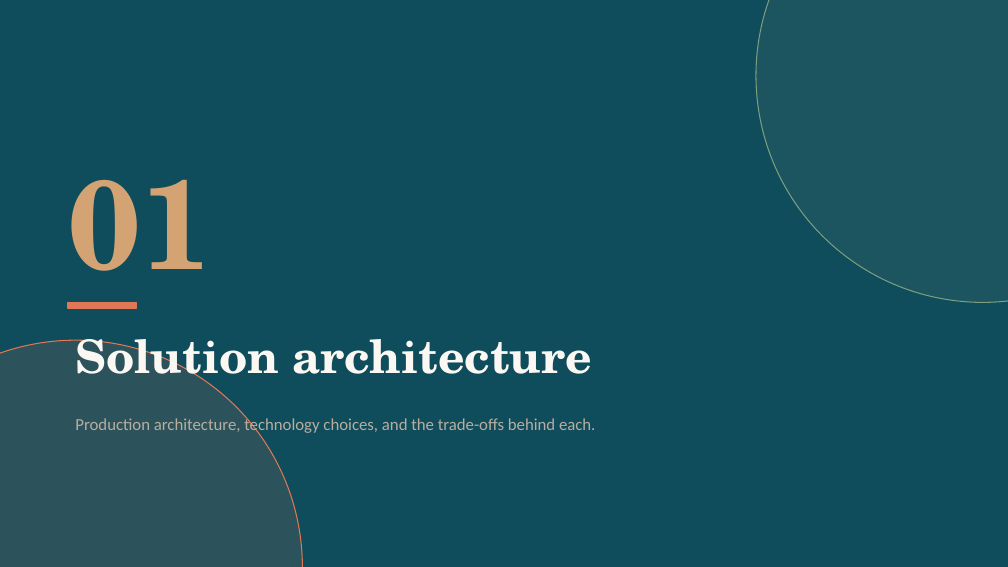
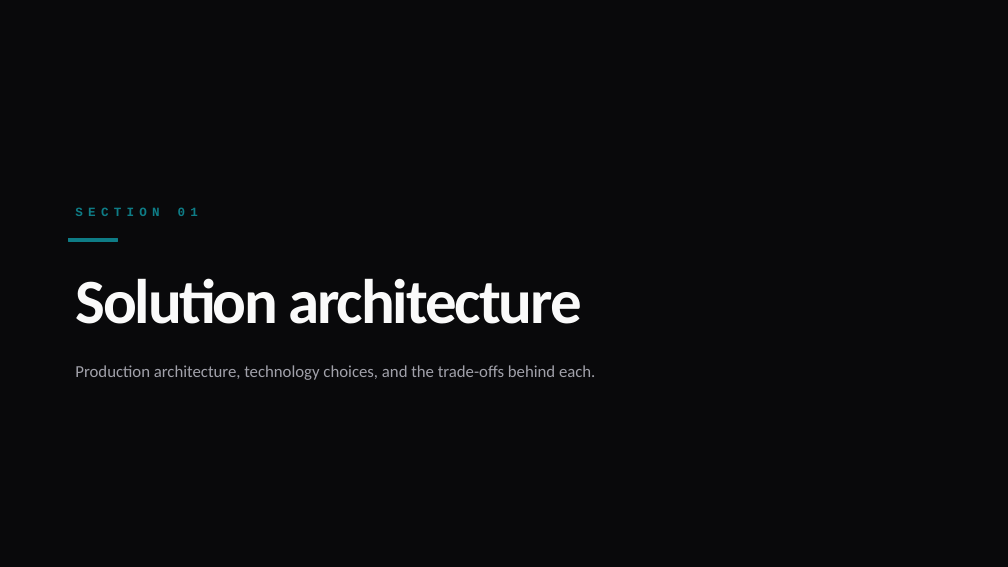
Before and after one commit to c31labs/global360assignement, a slide deck: slide 4 of docs/presentation/TaskFlow.pptx. Drawn at 1008x567 pixels with LibreOffice and Linux fonts; fonts in the diff are those of the drawing. Boxes give left, top, right and bottom in pixels: in the first picture for what was removed or moved away, otherwise in the second. Text is boxed around its words. In the diff, an @@ line names an element or a change of style, - is before the commit and + after.

```diff
--- a/docs/presentation/TaskFlow.pptx
+++ b/docs/presentation/TaskFlow.pptx
@@ background #0F4C5C to #09090B @@
@@ ellipse removed at (756,0,1008,302) @@
@@ text at (68,180,213,309): text changed; size 120 to 12 pt; font TeX Gyre Schola to Courier New; text colour #D4A373 to #0E7C86 @@
-01
+SECTION 01
@@ rectangle added at (68,238,117,241), fill #0E7C86, outline #0E7C86 1 pt @@
@@ text "Solution architecture": place and size @@
-text "Solution architecture" at (75,339,592,389)
+text "Solution architecture" at (75,278,582,324)
@@ text "Solution architecture" at (75,278,582,324): size 44 to 60 pt, font TeX Gyre Schola to Calibri, text colour #FBF7F2 to #FAFAFA, letter spacing 0 to -2 pt @@
@@ rectangle removed at (68,302,136,309) @@
@@ ellipse removed at (0,340,302,567) @@
@@ text "Production architecture, technology choices, and ...": place and size @@
-text "Production architecture, technology choices, and ..." at (75,416,595,434)
+text "Production architecture, technology choices, and ..." at (75,365,595,380)
@@ text "Production architecture, technology choices, and ..." at (75,365,595,380): text colour #B8AEA0 to #A1A1AA @@
```
Also in this commit, not shown: 18 other slides changed, 1 other file.
